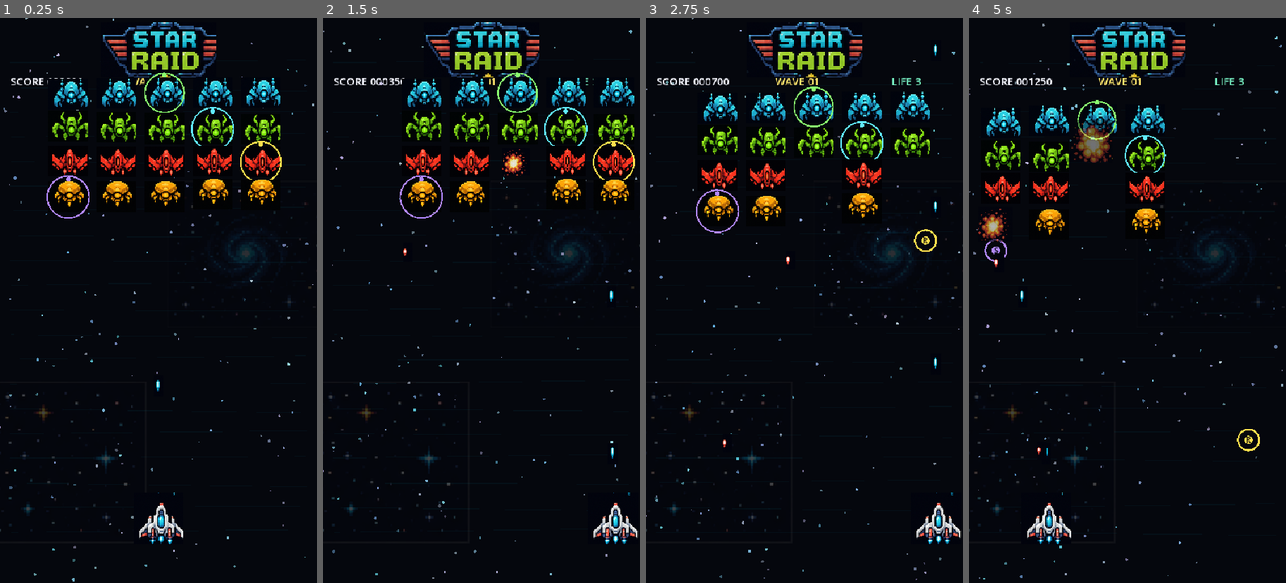
Above: before the commit, frames 1-4 (left to right).
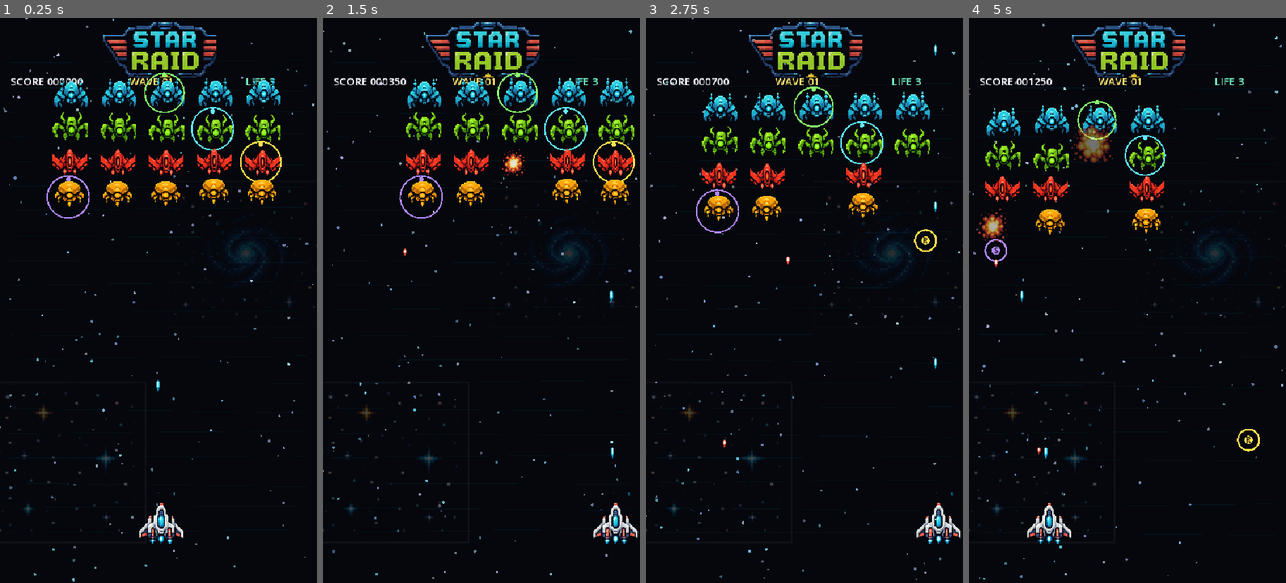
Above: after the commit, the same moments.

Repository: mamesiva64/star-raid-godot
Game: Godot game, scene res://scenes/main.tscn
Two runs of this game, one before a commit and one after it. Both use one fixed random seed, a clock stepped at 60 frames per second and the inputs below.
Inputs (mouse positions are in pixels of both pictures, inside the frame that each line leads up to):
- Up to frame 1 (0.25 s): no input
- Up to frame 2 (1.5 s): tap Enter (ui_accept) at 0.5, 0.77 s; move the mouse to (551, 272) at 0.52 s; hold Right (ui_right) 0.53-1.25 s; click (551, 272) at 0.67 s; drag from (418, 328) to (465, 413) at 1.27 s
- Up to frame 3 (2.75 s): move the mouse to (836, 176) at 2.02 s; hold Right (ui_right) from 2.03 s (still down); click (836, 176) at 2.17 s
- Up to frame 4 (5 s): release Right (ui_right) at 2.75 s; drag from (1111, 413) to (1032, 215) at 2.77 s; move the mouse to (1222, 385) at 3.52 s; hold Left (ui_left) 3.53-4.25 s; click (1222, 385) at 3.67 s; tap Enter (ui_accept) at 3.77 s; drag from (1032, 215) to (1079, 159) at 4.27 s

The runs differ from the first frame. In frame 1, 0.2% of the frame differs, in the area x 15-87%, y 10-93%; in frame 2, 0.2%; in frame 3, less than 0.1%; in frame 4, 0.2%.

Commit message:
Fix touch movement and sprite transparency

Diff:
--- a/scripts/game.gd
+++ b/scripts/game.gd
@@ -21,8 +21,10 @@
 	"SPREAD": 7.0,
 }
 
-var art: Texture2D = preload("res://assets/star_raid_sprite_sheet.png")
+var art: Texture2D = load("res://assets/star_raid_sprite_sheet_alpha.png")
 var player_x := SIZE.x * 0.5
+var pointer_down := false
+var pointer_last_x := 0.0
 var shot_timer := 0.0
 var enemy_dir := 1.0
 var enemy_speed := 34.0
@@ -102,14 +104,32 @@
 
 
 func _unhandled_input(event: InputEvent) -> void:
-	if event is InputEventScreenTouch and event.pressed and game_over:
-		_restart()
+	if event is InputEventScreenTouch:
+		if event.pressed:
+			if game_over:
+				_restart()
+			pointer_down = true
+			pointer_last_x = event.position.x
+		else:
+			pointer_down = false
 	elif event is InputEventScreenDrag:
-		player_x = clamp(player_x + event.relative.x, 46.0, SIZE.x - 46.0)
-	elif event is InputEventMouseMotion and event.button_mask & MOUSE_BUTTON_MASK_LEFT:
-		player_x = clamp(player_x + event.relative.x, 46.0, SIZE.x - 46.0)
-	elif event is InputEventMouseButton and event.pressed and game_over:
-		_restart()
+		_move_player_to_pointer(event.position.x)
+	elif event is InputEventMouseButton and event.button_index == MOUSE_BUTTON_LEFT:
+		if event.pressed:
+			if game_over:
+				_restart()
+			pointer_down = true
+			pointer_last_x = event.position.x
+		else:
+			pointer_down = false
+	elif event is InputEventMouseMotion and pointer_down and event.button_mask & MOUSE_BUTTON_MASK_LEFT:
+		_move_player_to_pointer(event.position.x)
+
+
+func _move_player_to_pointer(pointer_x: float) -> void:
+	var delta_x := pointer_x - pointer_last_x
+	pointer_last_x = pointer_x
+	player_x = clamp(player_x + delta_x, 46.0, SIZE.x - 46.0)
 
 
 func _update_player(delta: float) -> void:
Binary file added: assets/star_raid_sprite_sheet_alpha.png
Not shown, added: assets/star_raid_sprite_sheet_alpha.png.import
Not shown, changed: docs/index.html
Not shown, changed: docs/index.pck
